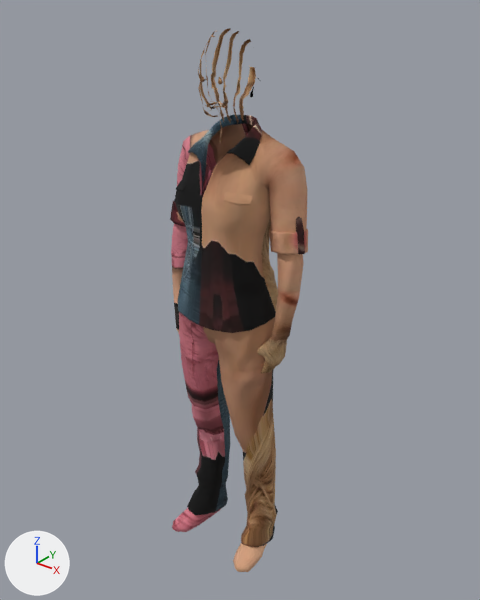
A saved change to the glTF model public/models/people/w01.glb.
Rendered twice from a 50 mm camera at (1.2, -1.497, 0.86) aimed at (-0.008, 0.013, -0.076). The axes (+X, +Y, +Z) are drawn at lower left. The lights are the same throughout. The older version comes first. Objects named as collision shapes, trigger or cutter boxes, shadow casters or lower levels of detail are left out. Vertices at exactly the same position are counted once.

The scene before the commit, as lines of its bpy script (objects in view):
```python
me_lod0 = bpy.data.meshes.new('lod0')
me_lod0.from_pydata(...)  # 2089 vertices, 3998 faces; spans x -0.25..0.25, y -0.2..0.17, z -1.0..0.74
me_lod0.materials.append(mat_body)
ob_lod0 = bpy.data.objects.new('lod0', me_lod0)
ob_lod0.location = (0.0, 0.0, 0.0)
```
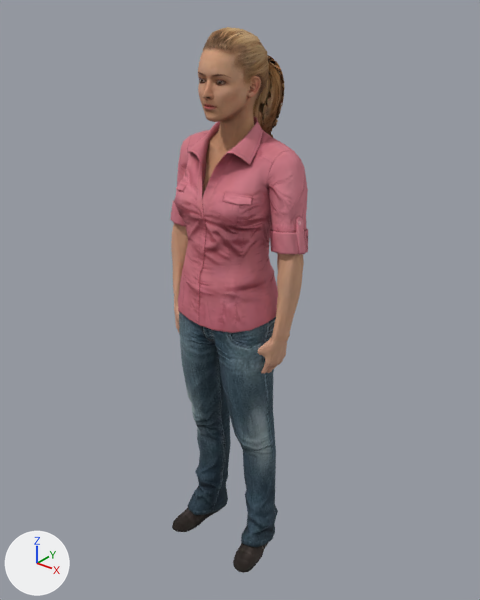
The change in detail:
me_lod0 is used by ob_lod0; location (0.0, 0.0, 0.0).
me_lod0 had 2089 vertices, 3998 faces and spanned x -0.25..0.25, y -0.2..0.17, z -1.0..0.74.
me_lod0 now has 3546 vertices, 6998 faces and spans x -0.25..0.25, y -0.2..0.17, z -1.0..0.74.
me_lod0 part 1: 124 vertices moved within x -0.25..0.2, y -0.2..0.14, z -0.99..0.62; 14 vertices removed from x -0.16..0.16, y -0.15..0.13, z -0.24..0.56; 1471 vertices added at x -0.25..0.25, y -0.2..0.14, z -1.0..0.74.
me_lod0 part 2: 1539 kept faces spanning x -0.25..0.25, y -0.2..0.17, z -1.0..0.74 get new texture (UV) coordinates.

Boxes [x1, y1, x2, y2] around the edits, measured in the pictures (480 x 600 px):
'lod0', reshaped: before [170, 28, 308, 572]; after [170, 27, 308, 573]
part 1 of me_lod0, built on: before [173, 73, 280, 532]; after [171, 27, 308, 573]
part 2 of me_lod0, surface changed: [170, 36, 308, 572] in both
